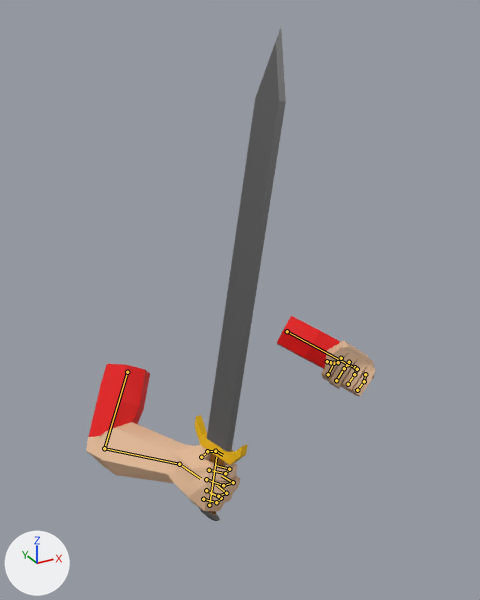
The Blender file Models/LowPolyArms/originLowPolyArmsJump.blend: old version first, new version second.
The view is the same before and after, from a 50 mm camera at (-1.22, -2.48, 1.47) aimed at (-0.06, -0.39, 0.42). The axes (+X, +Y, +Z) are drawn at lower left. The lights are the same throughout. Both versions are drawn at frame 6 of the action 'swordJump'; the numbers are the values there. The bones that bend it are drawn over the model as lines.

Names of what the first picture shows: 'PlayerArmsModel', 'sword'.
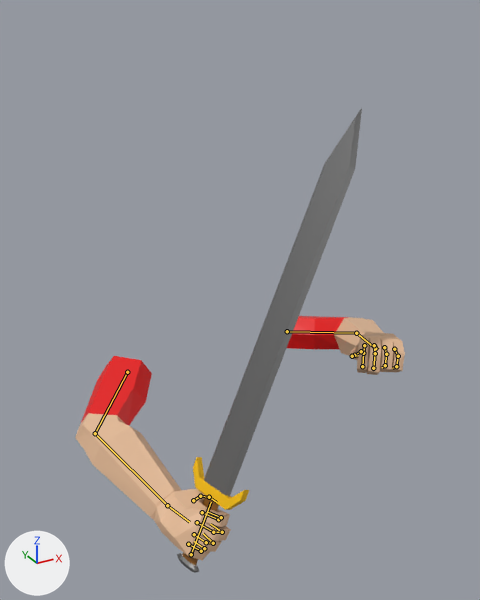
Where the change shows, as pixel boxes [x1, y1, x2, y2] in the pictures (480 x 600 px):
'sword', posed (102% wider)
    before: [195, 28, 286, 521]
    after: [177, 108, 362, 573]
'PlayerArmsModel', posed (14% wider, 26% taller)
    before: [86, 316, 375, 511]
    after: [75, 316, 405, 561]
bone 'Palm.R', root to tip
    before: (179, 464) to (200, 478)
    after: (167, 505) to (189, 522)

The edits, one by one:
Bone 'IKArmHold.L' (bone_ikarmhold_l) moves from (0.33, -0.655, 0.103) to (0.068, -0.659, 0.354).
Bone 'IKArmHold.L' (bone_ikarmhold_l) is rescaled from (1.0, 1.0, 1.35) to (1.0, 1.0, 1.82).
Bone 'IKArmTarget.L' (bone_ikarmtarget_l) moves from (-0.062, -0.782, 0.536) to (-0.143, -0.699, 0.559).
Bone 'IKArmTarget.L' (bone_ikarmtarget_l) turns from (104, -50, 30) to (78, -44, 62) degrees about its own x, y and z.
Bone 'Palm.R' (bone_palm_r) turns from (-25, 19, -1) to (-66, 39, -19) degrees about its own x, y and z.
Bone 'IKArmHold.R' (bone_ikarmhold_r) moves from (-0.471, -0.778, -0.077) to (-0.209, -0.782, 0.197).
Bone 'IKArmHold.R' (bone_ikarmhold_r) is rescaled from (1.0, 1.0, 1.35) to (1.0, 1.0, 1.82).
Bone 'IKArmTarget.R' (bone_ikarmtarget_r) moves from (-0.163, -0.795, 0.52) to (-0.236, -0.692, 0.636).
